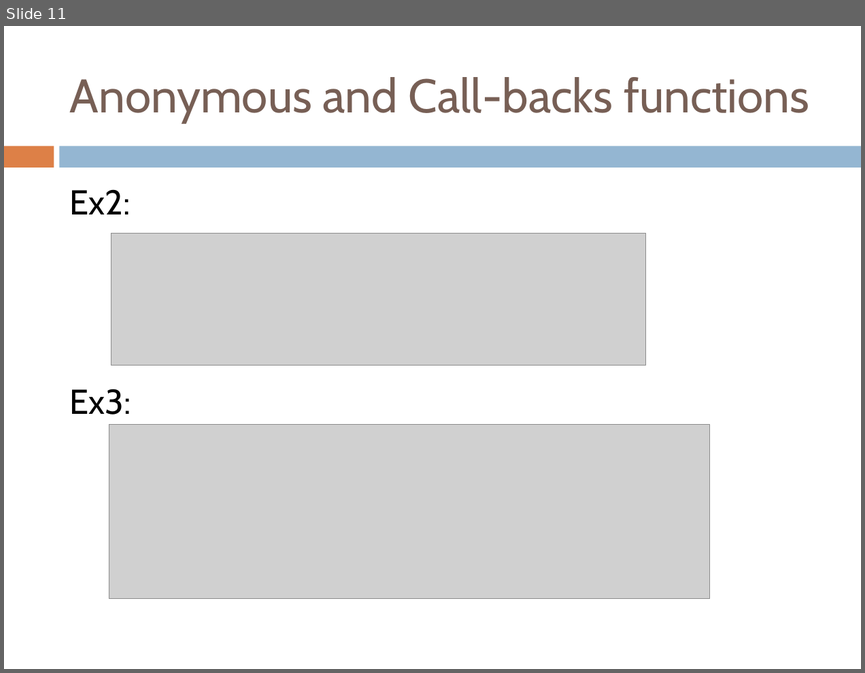
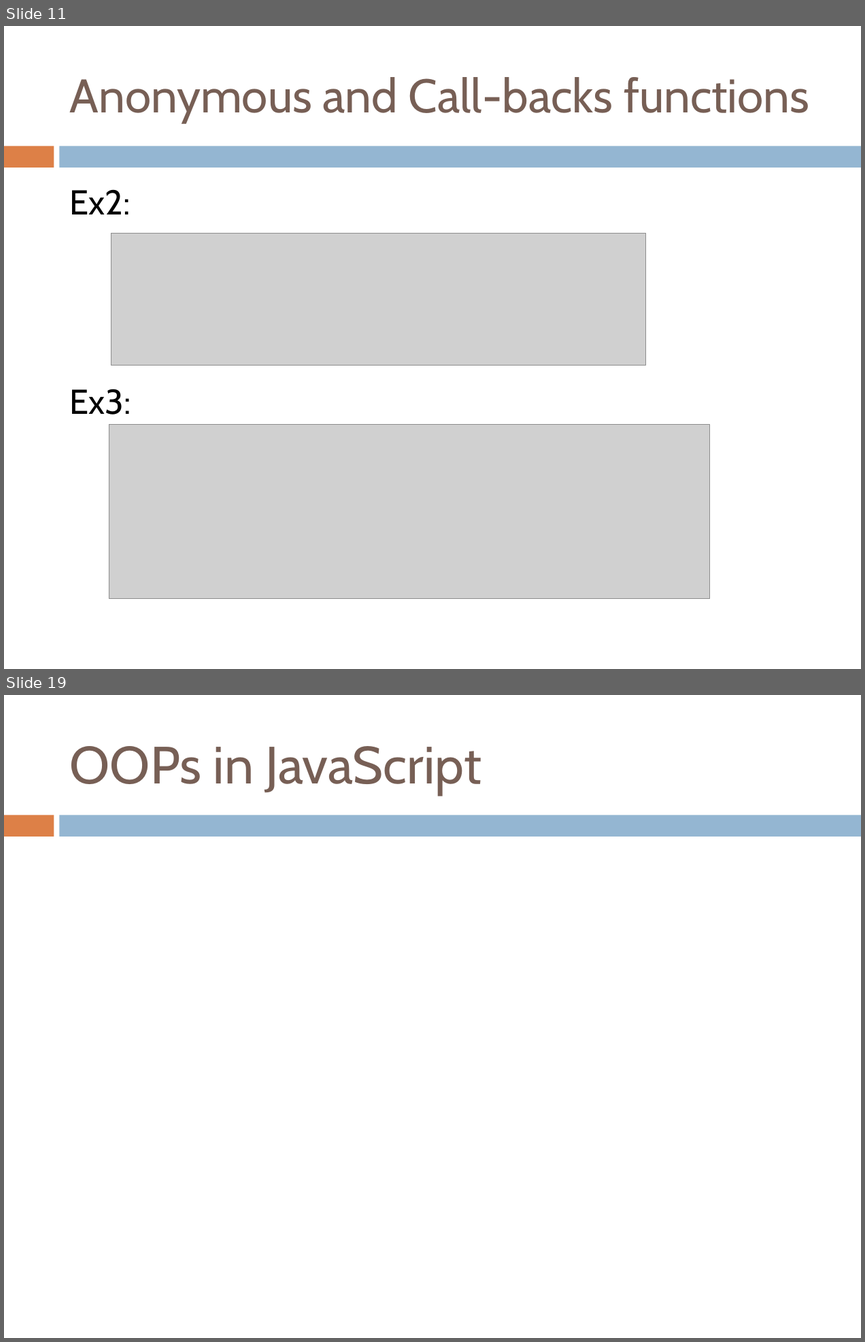
Before and after one commit to yedukondalurd/PPT, a slide deck: Advanced Javascript.pptx. Shown one above the other, each under a label of ours: slide 11 before the commit, slides 11 and 19 after it; the slides between them are not shown. The pictures are 865x673 and 865x1342 pixels, drawn with LibreOffice and Linux fonts; fonts in the diff are those of the drawing; grey boxes stand for pictures. Boxes give left, top, right and bottom in pixels: in the first picture for what was removed or moved away, otherwise in the second. Text is boxed around its words. In the diff, an @@ line names an element or a change of style, - is before the commit and + after.

```diff
--- a/Advanced Javascript.pptx
+++ b/Advanced Javascript.pptx
@@ slide 19 added at (x1=4, y1=695, x2=861, y2=1338), background #FFFFFF; not listed: 2 template elements that a slide beside it also shows @@
@@ title added at (x1=70, y1=746, x2=481, y2=795), 44 pt, text #775F55 @@
+OOPs in JavaScript
```
Also in this commit, not shown: 7 other slides added, 4 slides removed, 1 other file.
